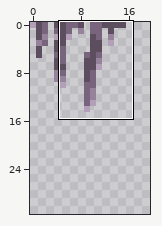
One commit to this pixel-art file: assets/sprites/background/cave/stalagtites_set3.aseprite. The first picture is a wide view before the edit; the outline marks the close-up.
Close-up. Before the commit:
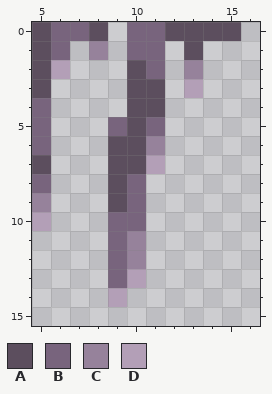
32x32 pixels, 1 frame. Colours within 5 levels of each other are drawn and written as one. Shown: x 5..16, y 0..15. The wide view leaves out empty margins. The commit also changed other parts of the picture, which this record leaves out.
Palette (. is transparent): A #5c4e5e  B #78647d  C #96829b  D #b39fb7
Pixels before, first column x 5:
 0 ABBA.BBAAAA
 1 AB.C.BB.A..
 2 AD...AB.C..
 3 A....AA.D..
 4 B....AA....
 5 B...BAB....
 6 B...AAC....
 7 A...AAD....
 8 B...AB.....
 9 C...AB.....
10 D...BB.....
11 ....BC.....
12 ....BC.....
13 ....BD.....
14 ....D......
And afterwards:
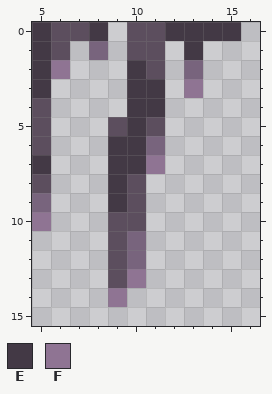
Colours new in this view: E #433945  F #8f7493
The edit:
Changed rows in their new state; - is an unchanged pixel.
Layer "Layer 2":
first column x 5:
 0 EAAE-AAEEEE
 1 EA-B-AA-E--
 2 EF---EA-B--
 3 E----EE-F--
 4 A----EE----
 5 A---AEA----
 6 A---EEB----
 7 E---EEF----
 8 A---EA-----
 9 B---EA-----
10 F---AA-----
11 ----AB-----
12 ----AB-----
13 ----AF-----
14 ----F------
